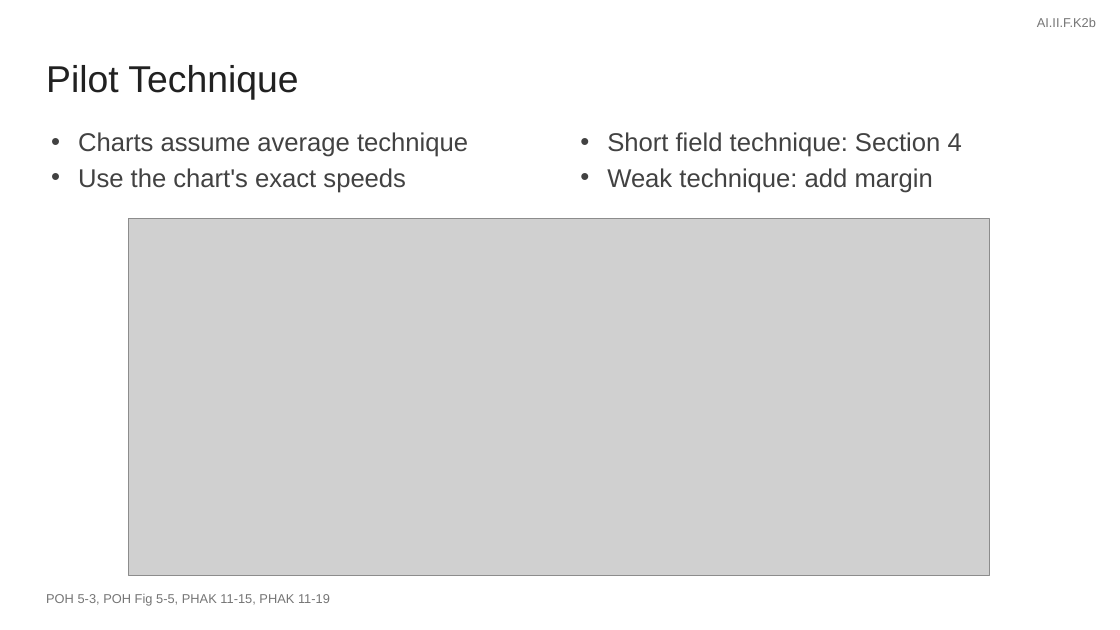
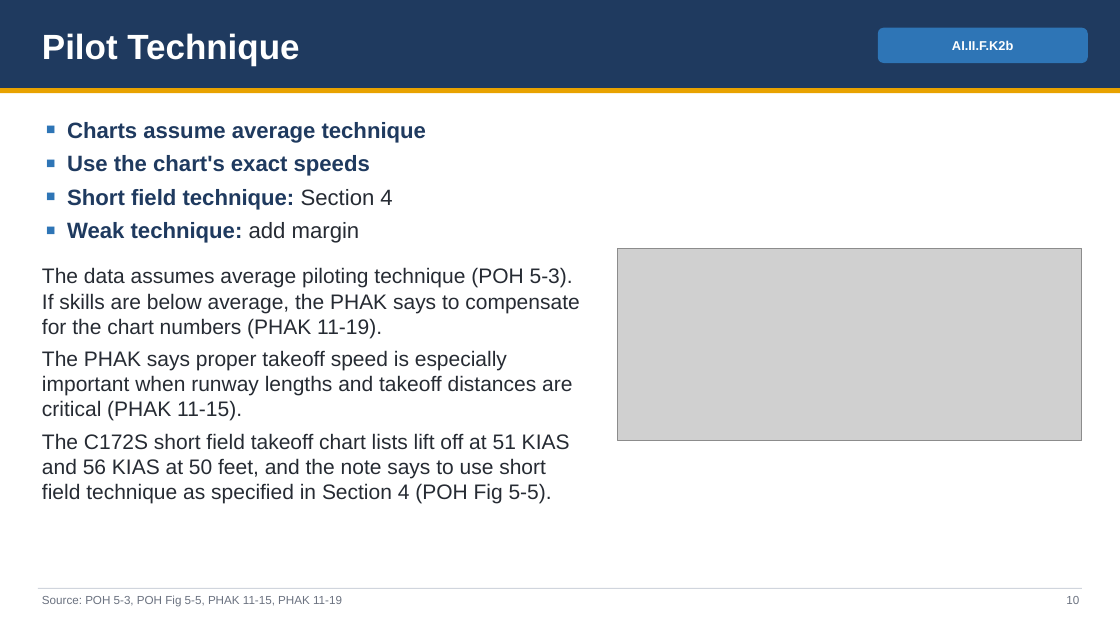
Before and after one commit to greenleeezekial1-glitch/Claude, a slide deck: slide 10 of Area II - Technical Subject Areas/II.F Performance and Limitations - Slides.pptx (slide 9 before the commit). Drawn at 1120x630 pixels with LibreOffice and Linux fonts; fonts in the diff are those of the drawing; grey boxes stand for pictures. Boxes give left, top, right and bottom in pixels: in the first picture for what was removed or moved away, otherwise in the second. Text is boxed around its words. In the diff, an @@ line names an element or a change of style, - is before the commit and + after.

```diff
--- a/Area II - Technical Subject Areas/II.F Performance and Limitations - Slides.pptx
+++ b/Area II - Technical Subject Areas/II.F Performance and Limitations - Slides.pptx
@@ rectangle added at [0, 0, 1120, 88], fill #1F3A5F @@
@@ text "Pilot Technique": place and size @@
-text "Pilot Technique" at [46, 65, 298, 100]
+text "Pilot Technique" at [42, 33, 299, 66]
@@ text "Pilot Technique" at [42, 33, 299, 66]: size 32 to 30 pt, text colour #212121 to #FFFFFF, bold on; less space between paragraphs @@
@@ rounded rectangle "AI.II.F.K2b": place and size @@
-rounded rectangle "AI.II.F.K2b" at [1037, 18, 1096, 27]
+rounded rectangle "AI.II.F.K2b" at [878, 28, 1088, 63]
@@ rounded rectangle "AI.II.F.K2b" at [878, 28, 1088, 63]: text colour #757575 to #FFFFFF, bold on; alignment right to centre; less space between paragraphs; vertical alignment top to middle; fill none to #2E75B6 @@
@@ rectangle added at [0, 88, 1120, 93], fill #E8A200 @@
@@ text added at [42, 122, 579, 503], 18 pt, text #262B33 @@
+■ Charts assume average technique
+■ Use the chart's exact speeds
+■ Short field technique: Section 4
+■ Weak technique: add margin
+The data assumes average piloting technique (POH 5-3). If skills are below average, the PHAK says to compensate for the chart numbers (PHAK 11-19).
+The PHAK says proper takeoff speed is especially important when runway lengths and takeoff distances are critical (PHAK 11-15).
+The C172S short field takeoff chart lists lift off at 51 KIAS and 56 KIAS at 50 feet, and the note says to use short field technique as specified in Section 4 (POH Fig 5-5).
@@ text removed at [78, 132, 468, 193] @@
-• Charts assume average technique
-• Use the chart's exact speeds
@@ text removed at [607, 132, 962, 193] @@
-• Short field technique: Section 4
-• Weak technique: add margin
@@ picture: place and size @@
-picture at [129, 218, 990, 576]
+picture at [618, 248, 1082, 440]
@@ rectangle added at [38, 588, 1082, 589], fill #D0D5DD @@
@@ text at [42, 595, 342, 607]: text changed; size 11 to 10 pt; text colour #757575 to #6B7280 @@
-POH 5-3, POH Fig 5-5, PHAK 11-15, PHAK 11-19
+Source: POH 5-3, POH Fig 5-5, PHAK 11-15, PHAK 11-19
@@ text added at [1066, 596, 1079, 604], 10 pt, text #6B7280 @@
+10
```
Also in this commit, not shown: 41 other slides changed, 8 slides added, 12 other files.
